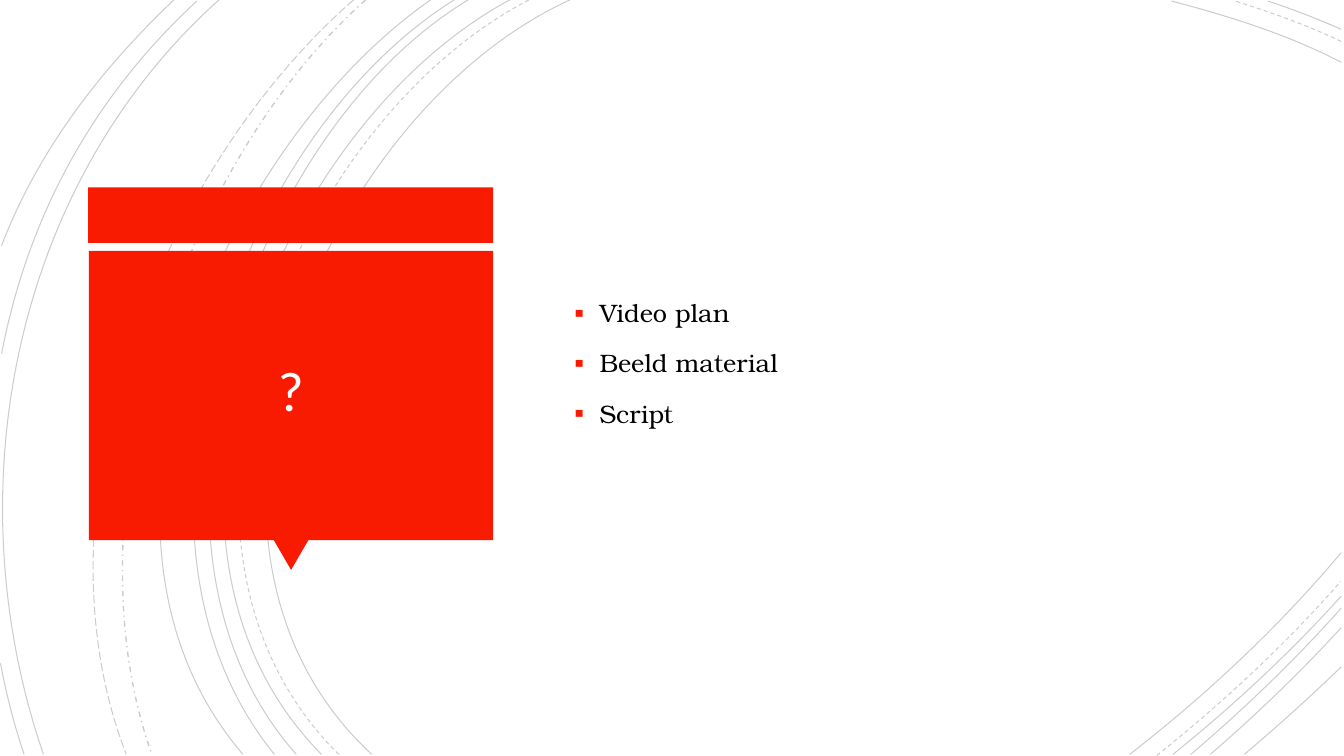
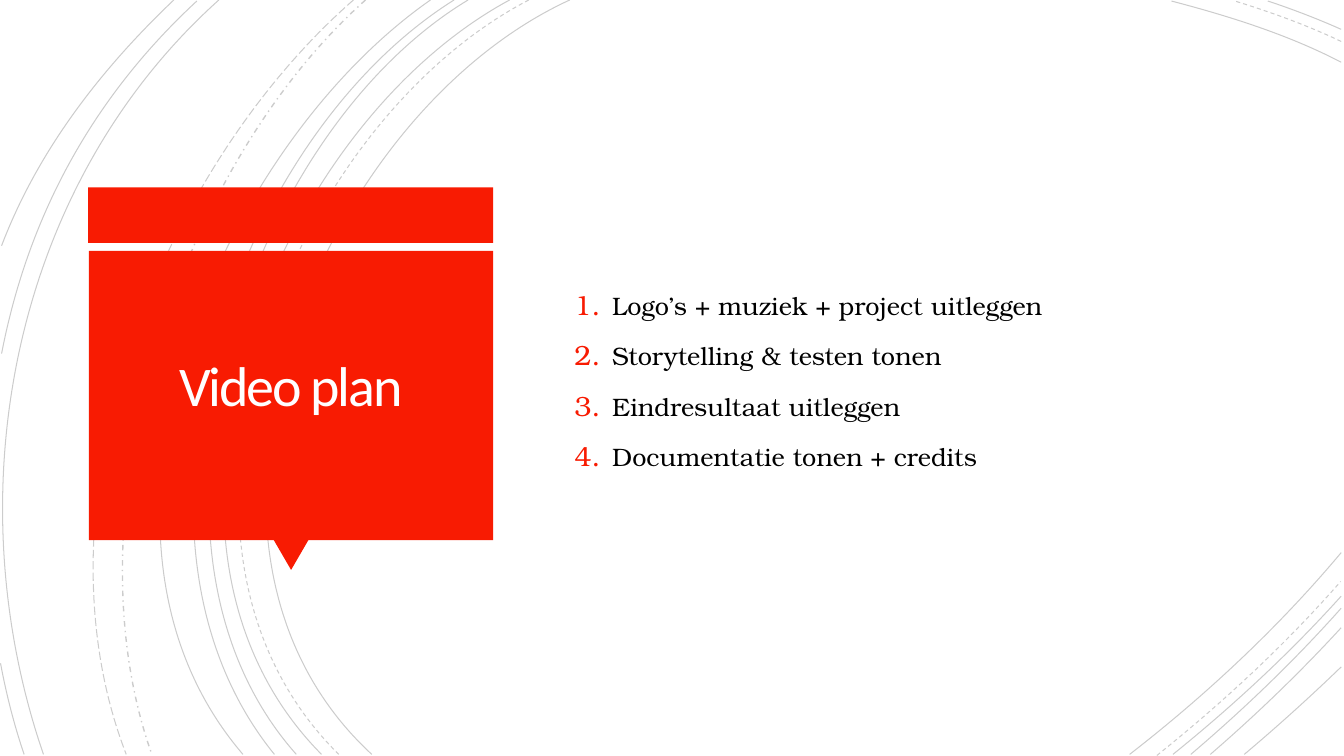
Before and after one commit to vives-project-xp/Iot-Lab, a slide deck: slide 2 of Documentatie_video/IoT_Lab_DVDW_Video.pptx. Drawn at 1344x756 pixels with LibreOffice and Linux fonts; fonts in the diff are those of the drawing. Boxes give left, top, right and bottom in pixels: in the first picture for what was removed or moved away, otherwise in the second. Text is boxed around its words. In the diff, an @@ line names an element or a change of style, - is before the commit and + after.

Commit message:
updated ppt

```diff
--- a/Documentatie_video/IoT_Lab_DVDW_Video.pptx
+++ b/Documentatie_video/IoT_Lab_DVDW_Video.pptx
@@ title removed at (98,259,484,530) @@
-?
@@ text at (612,297,1042,467): text changed @@
-▪ Video plan
-▪ Beeld material
-▪ Script
+1. Logo’s + muziek + project uitleggen
+2. Storytelling & testen tonen
+3. Eindresultaat uitleggen
+4. Documentatie tonen + credits
@@ title added at (179,367,402,415), 40 pt, text #FFFEFF @@
+Video plan
```
Also in this commit, not shown: 1 other slide changed, 1 slide added, 1 slide removed.
